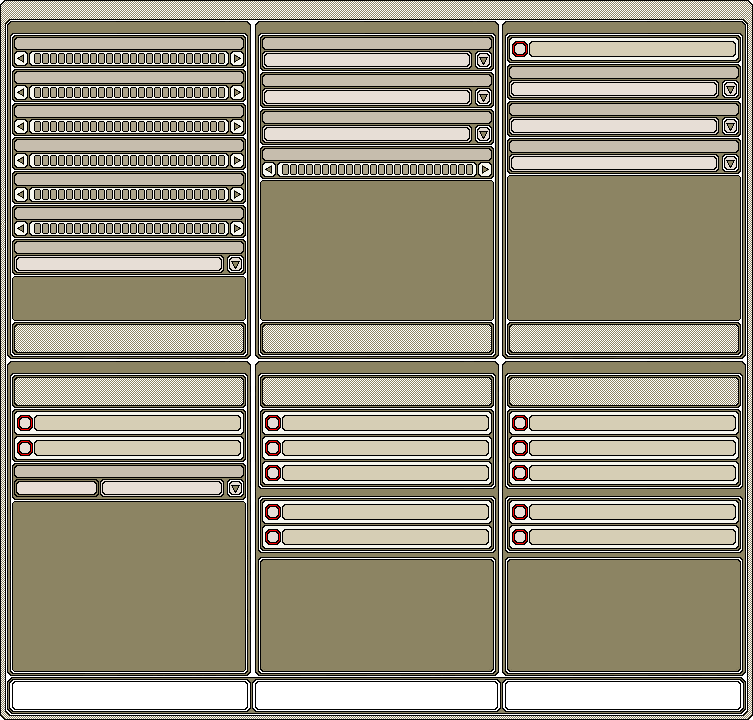
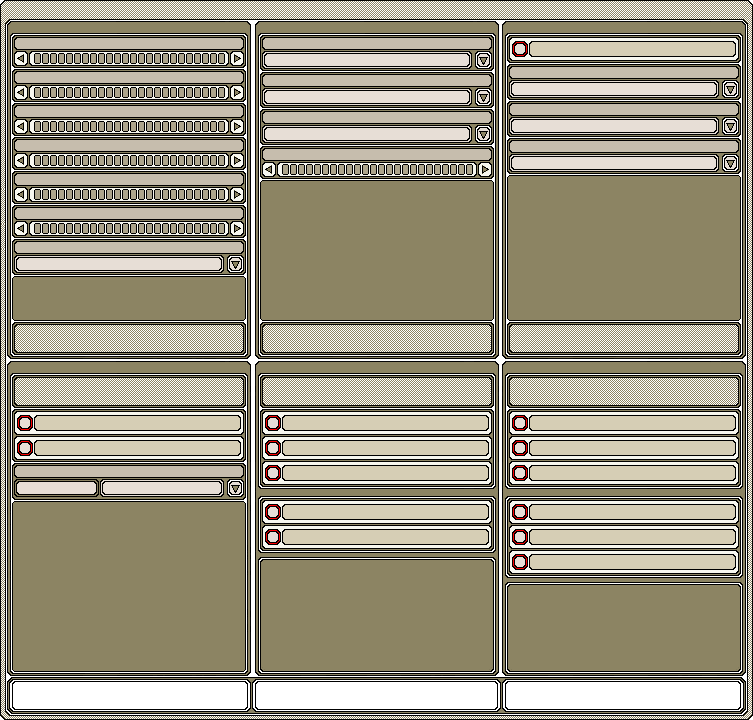
Revision of a layered 753x720 image; what changed, layer by layer:
painted on "zaslepka copy 4" over bbox(502, 548, 746, 588)